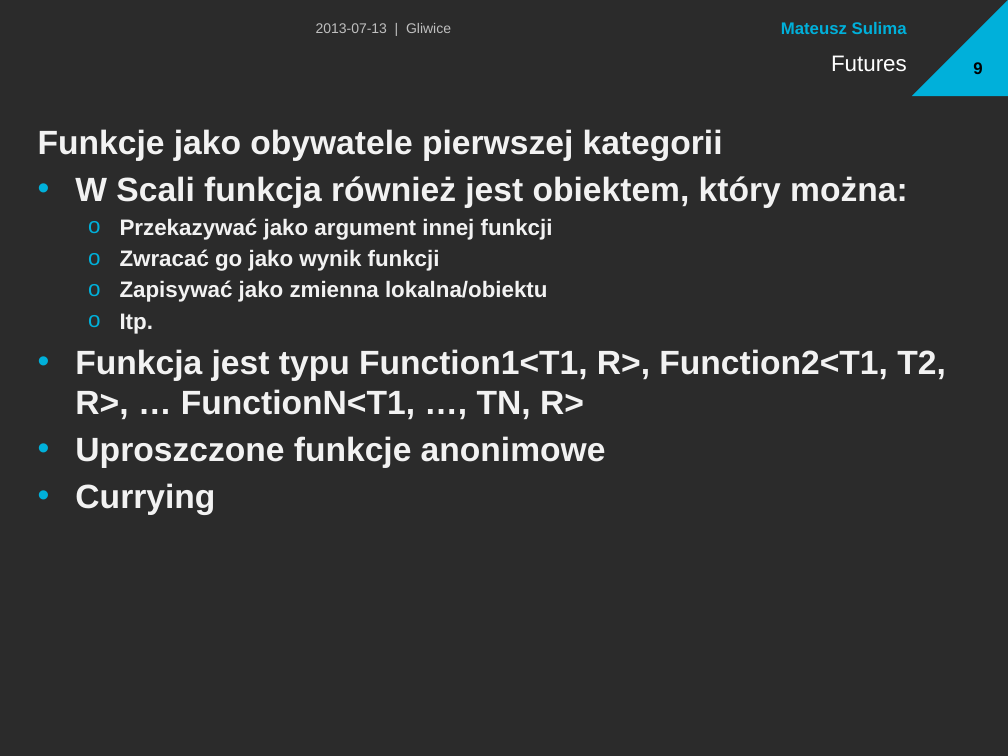
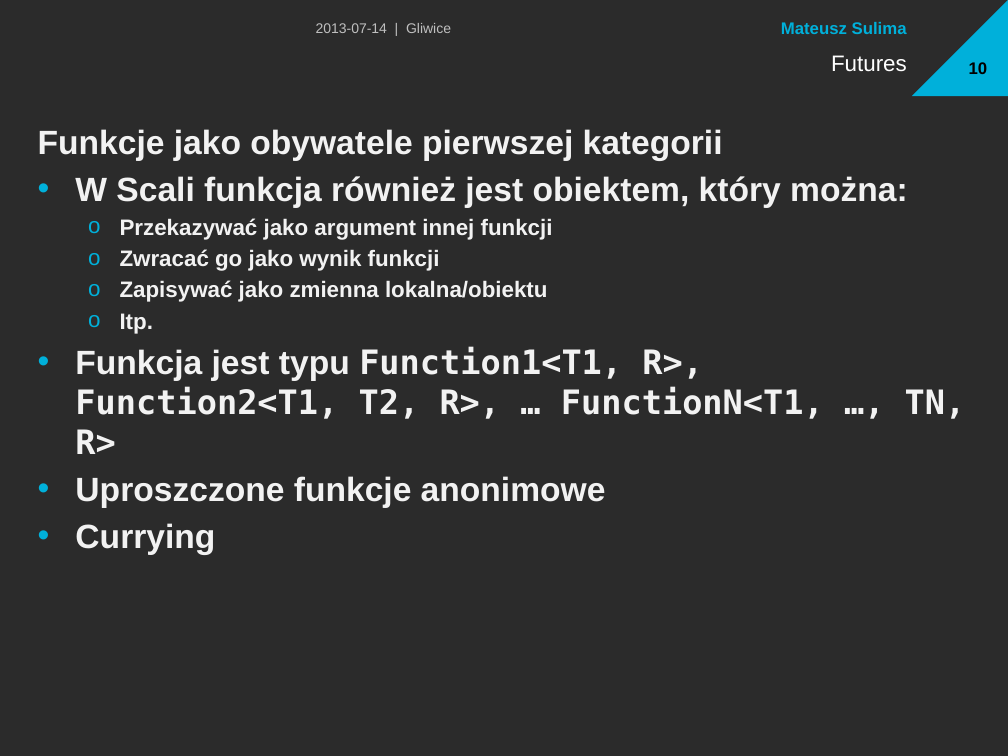
Before and after one commit to msulima/scala-sugar, a slide deck: slide 10 of Presentation.pptx (slide 9 before the commit). Drawn at 1008x756 pixels with LibreOffice and Linux fonts; fonts in the diff are those of the drawing; background and template pictures are left out; a plain dark background stands for a picture behind light text. Boxes give left, top, right and bottom in pixels: in the first picture for what was removed or moved away, otherwise in the second. Text is boxed around its words. In the diff, an @@ line names an element or a change of style, - is before the commit and + after.

```diff
--- a/Presentation.pptx
+++ b/Presentation.pptx
@@ text at [316,23,451,33]: text changed @@
-2013-07-13 | Gliwice
+2013-07-14 | Gliwice
@@ page number at [969,62,988,74]: text changed @@
-9
+10
@@ text at [75,346,966,454]: font Arial to DejaVu Sans Mono in "Function1<T1, R>, Function2<T1, T2, R>, … FunctionN<T1, ..." @@
```
Also in this commit, not shown: 19 other slides changed, 2 slides added, 3 other files.
